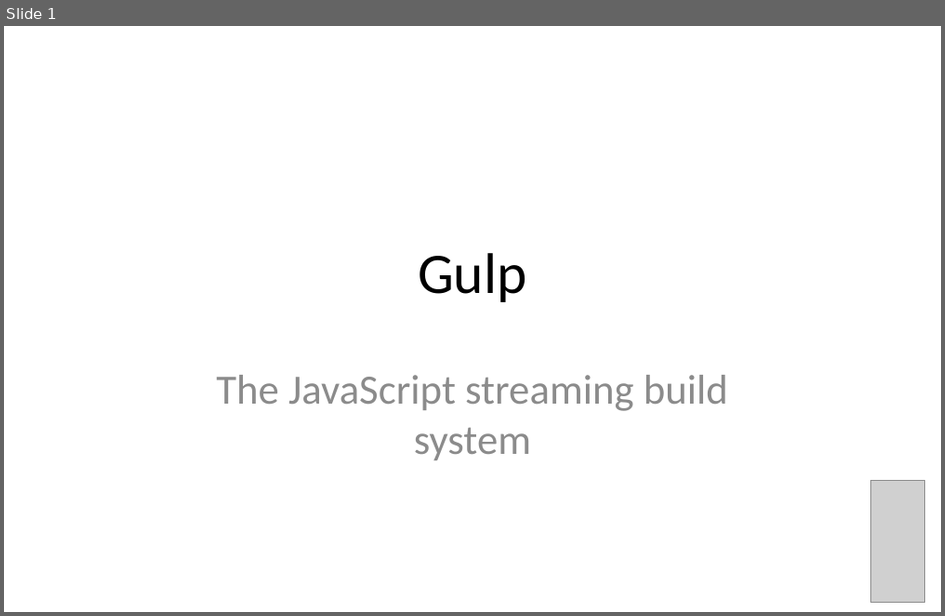
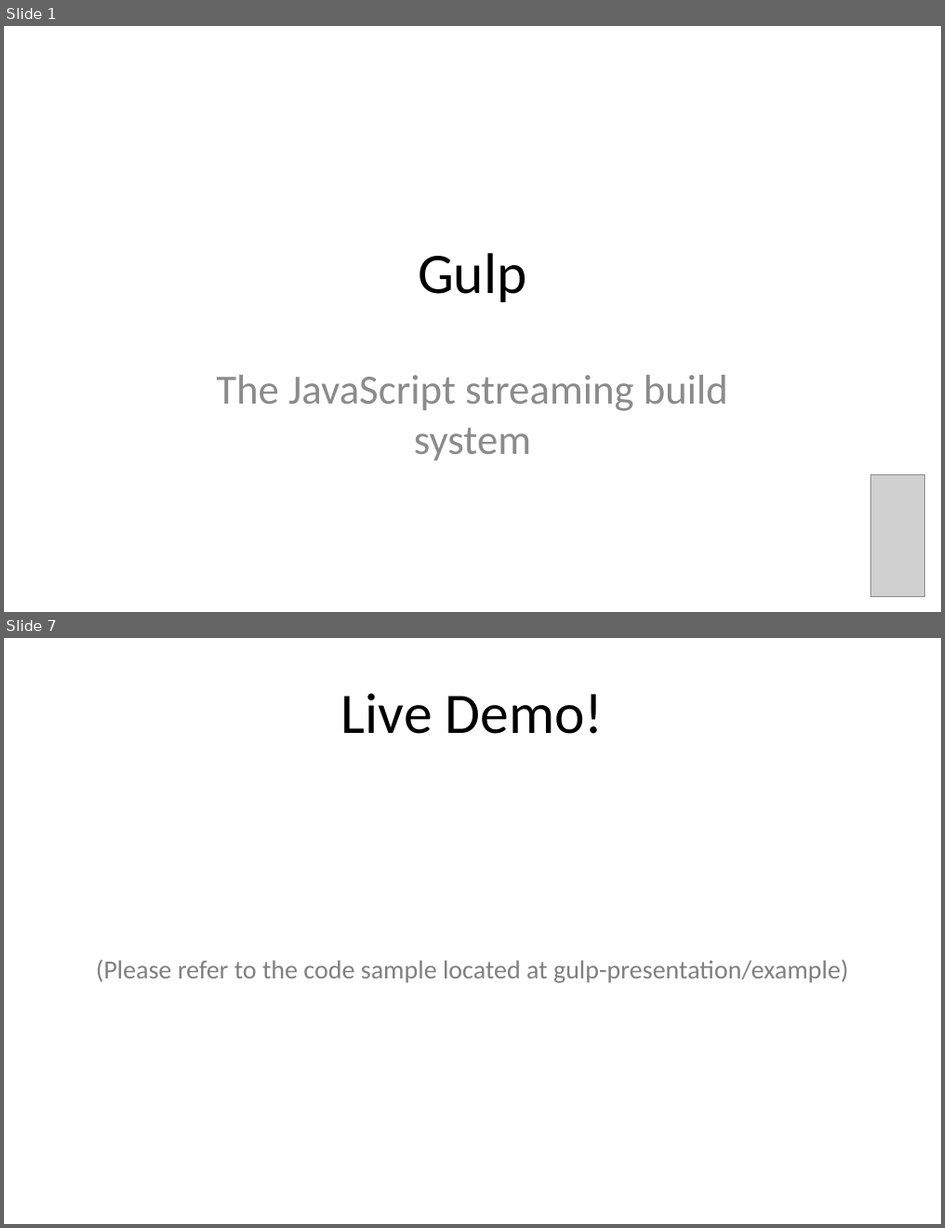
Before and after one commit to darthgc/gulp-presentation, a slide deck: presentation/presentation.pptx. Shown one above the other, each under a label of ours: slide 1 before the commit, slides 1 and 7 after it; the slides between them are not shown. The pictures are 945x616 and 945x1228 pixels, drawn with LibreOffice and Linux fonts; fonts in the diff are those of the drawing; grey boxes stand for pictures. Boxes give left, top, right and bottom in pixels: in the first picture for what was removed or moved away, otherwise in the second. Text is boxed around its words. In the diff, an @@ line names an element or a change of style, - is before the commit and + after.

```diff
--- a/presentation/presentation.pptx
+++ b/presentation/presentation.pptx
@@ slide 7 added at [4, 638, 941, 1224], background #FFFFFF @@
@@ title added at [342, 693, 604, 734], 44 pt, text #000000 @@
+Live Demo!
@@ text added at [96, 960, 848, 983], 20 pt, text #808080 @@
+(Please refer to the code sample located at gulp-presentation/example)
@@ slide 1 changed as well @@
@@ picture: place and size @@
-picture at [871, 481, 926, 602]
+picture at [871, 475, 926, 596]
```
Also in this commit, not shown: 2 other slides changed, 4 other slides added.
